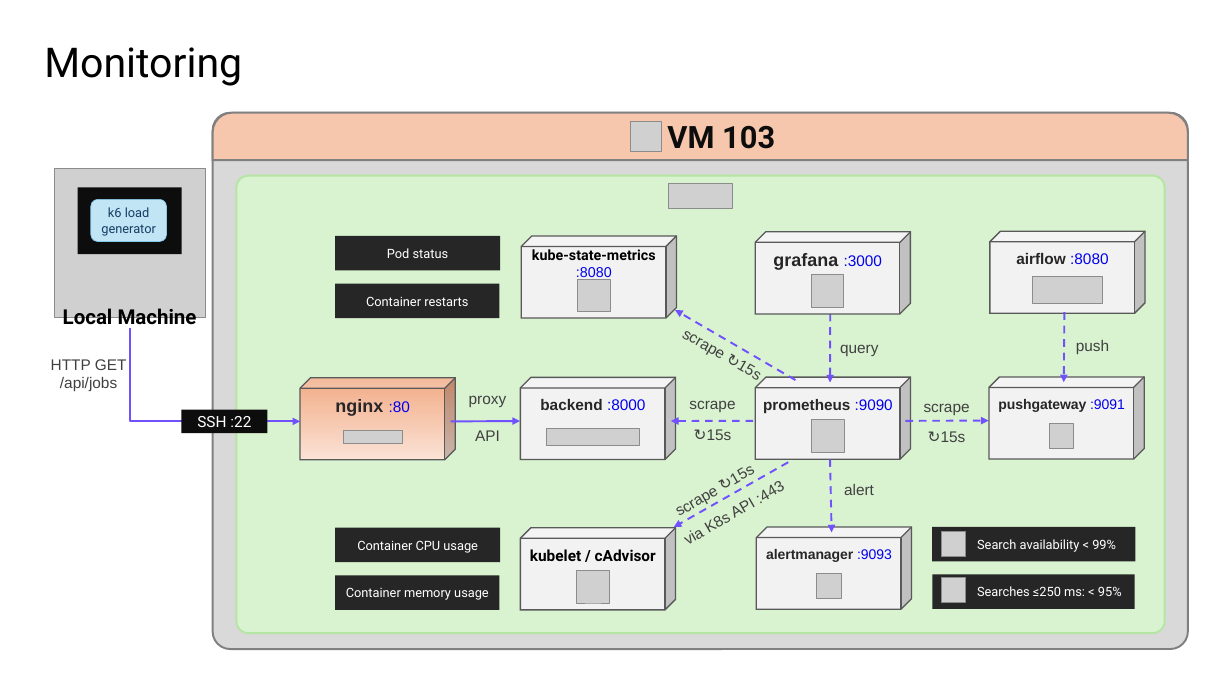
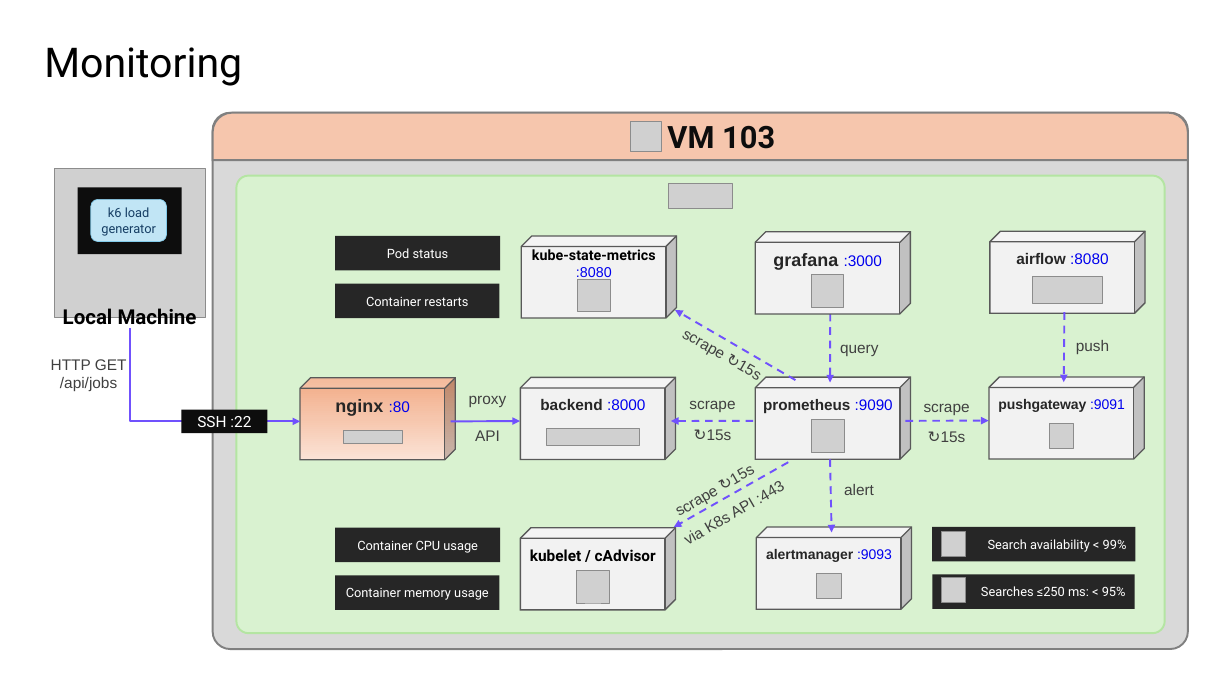
Before and after one commit to skrutikov/german-job-market-analytics, a slide deck: slide 6 of docs/defence2/Defence.pptx. Drawn at 1232x693 pixels with LibreOffice and Linux fonts; fonts in the diff are those of the drawing; grey boxes stand for pictures; background and template pictures are left out. Boxes give left, top, right and bottom in pixels: in the first picture for what was removed or moved away, otherwise in the second. Text is boxed around its words. In the diff, an @@ line names an element or a change of style, - is before the commit and + after.

```diff
--- a/docs/defence2/Defence.pptx
+++ b/docs/defence2/Defence.pptx
@@ rectangle "Search availability < 99%" at (933, 527, 1136, 561): alignment centre to right @@
@@ rectangle "Searches ≤250 ms: < 95%" at (933, 575, 1135, 609): alignment centre to right @@
```
Also in this commit, not shown: 1 other slide changed, 1 slide added, 1 other file.
